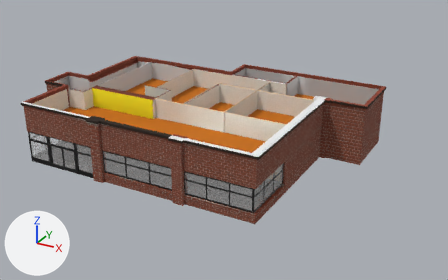
A saved change to the FBX model Assets/AddedAssets/new_rest_2 (2).fbx.
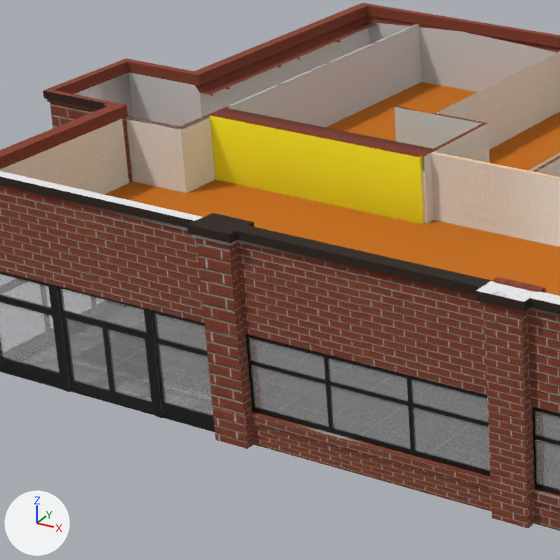
There are two pictures of each version: one whole from a 50 mm camera at (60.8, -91.8, 53.8) aimed at (6.0, 7.9, 3.9), one close up on the part from 7% to 43% of the width and 20% to 77% of the height. The axes (+X, +Y, +Z) are drawn at lower left. The lights are the same throughout. The older version's two pictures come first. Where no turn or scale is listed for an object, it has been applied to the vertices. Vertices at exactly the same position are counted once.
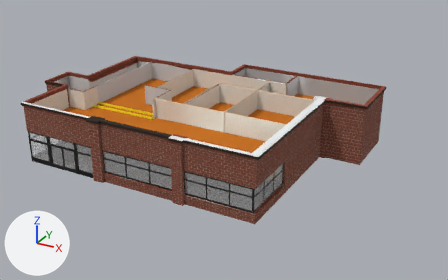
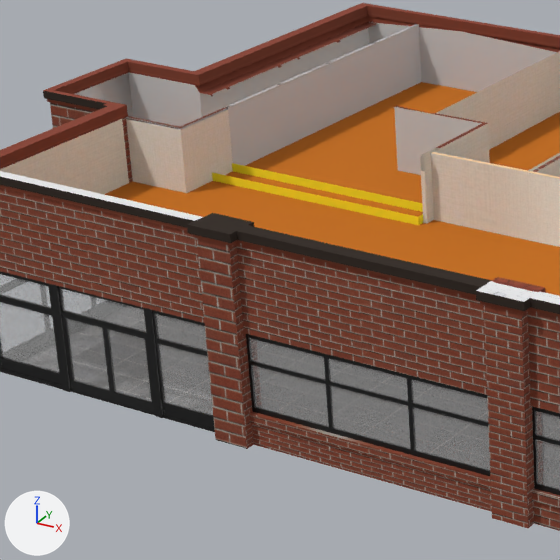
What the commit changed:
me_cube_010 is used by ob_cube_001; location (0.0, 0.0, 0.0).
me_cube_010 had 2977 vertices, 2782 faces and spanned x -32.4..31.6, y -13.4..30.3, z -1.0..12.7.
me_cube_010 now has 2928 vertices, 2691 faces and spans x -32.4..31.6, y -13.4..30.3, z -1.0..12.7.
Part 1, on me_cube_010:
134 vertices are removed from x -22.2..-0.3, y -0.6..3.8, z 0.4..12.0.
174 faces are deleted.
8 vertices in x -22.0..-7.1, y 2.6..3.7, z 0.4 move by (0.0, 0.0, -0.3).
8 vertices move from x -22.0..-7.1, y -0.6..2.1, z 0.8..2.3 to x -22.1..-7.1, y -0.6..2.1, z 0.1..2.3.
52 vertices are added at x -26.2..-7.1, y -0.6..3.7, z 0.1..8.5.
12 new vertices lie (-15.0, 0.0, 0.0) away from vertices in x -7.1, y 2.1, z 0.4..1.9.
5 new vertices lie (0.0, 0.0, 2.0) away from vertices in x -26.2..-21.8, y -0.5..1.0, z 0.3.
69 new faces join them, mat_material_013 (picture img_без_имени_1_png).
me_cube_010 part 2: 56 kept faces spanning x -26.7..31.4, y -13.2..30.2, z 0.4..12.2 get new texture (UV) coordinates.
Other edits to the shape of me_cube_010 do not show in these pictures.

What differs and where, as boxes (x1, y1, x2, y2) in the close-ups (560 x 560 px):
part 1 of me_cube_010, cut back: before (183, 107, 439, 224); after (212, 163, 423, 225)
part 2 of me_cube_010, surface changed: (46, 195, 560, 449) in both
